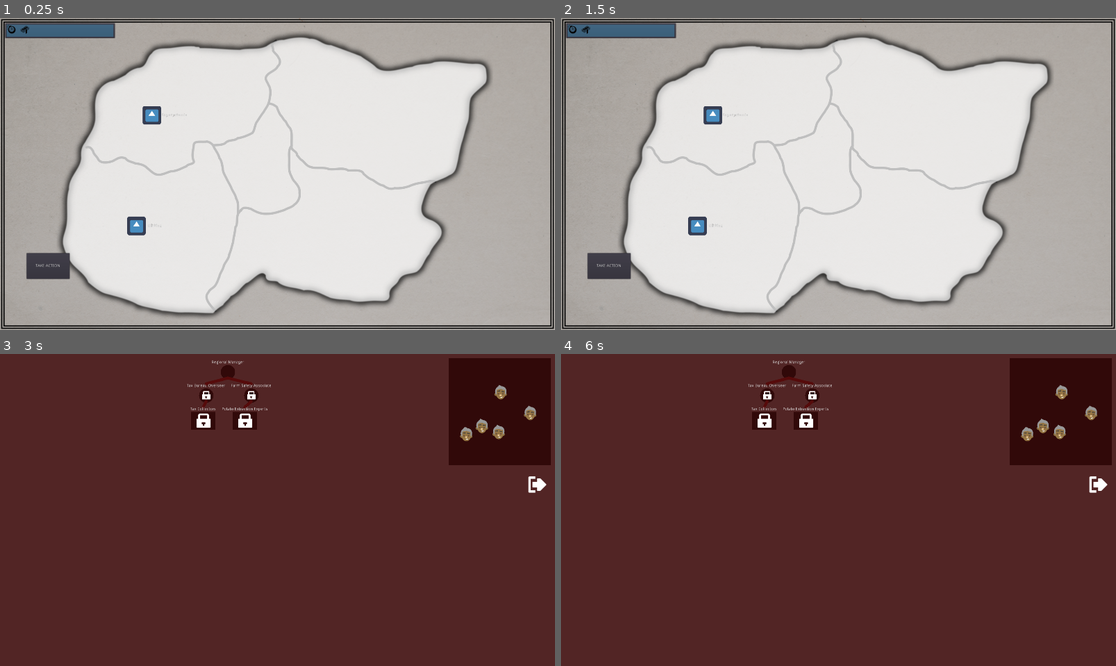
Above: before the commit, frames 1-4 (two rows, left to right).
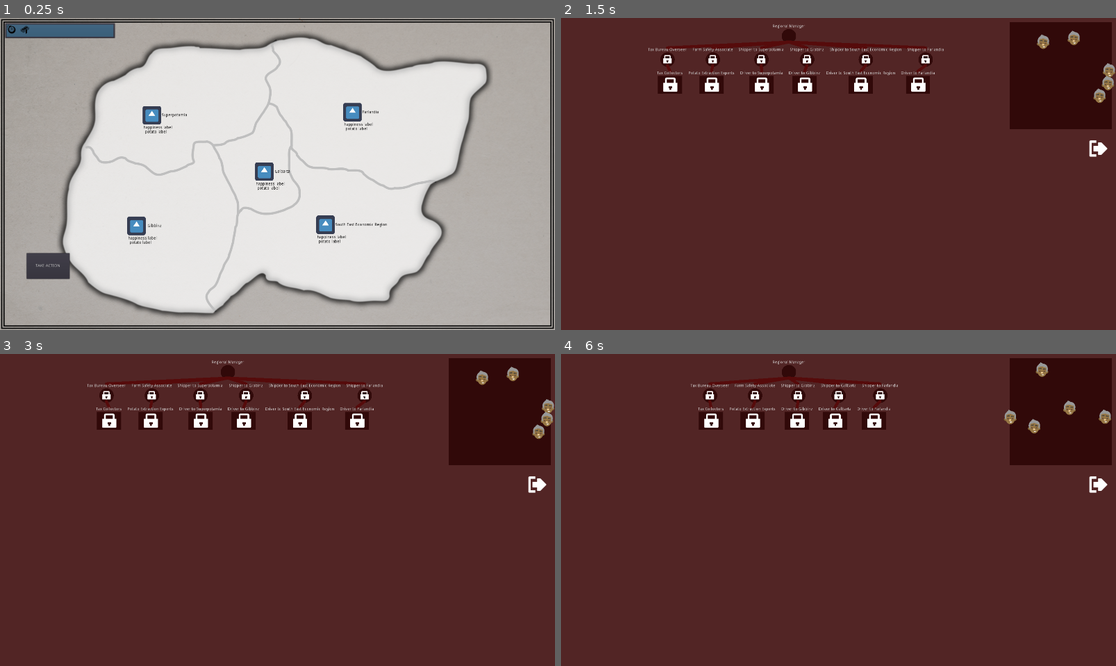
Above: after the commit, the same moments.

Repository: poohshoes/GMTK2020
Game: Godot game, scene res://World.tscn
Same seed, same stepped clock (60 frames per second), same inputs: the game is played once before the commit and once after it. The engine's default icon, where the game draws it, is replaced by a stand-in: a white triangle on a blue panel in a dark square.
Inputs (mouse positions are in pixels of both pictures, inside the frame that each line leads up to):
- Up to frame 1 (0.25 s): no input
- Up to frame 2 (1.5 s): click (832, 170) at 0.5 s, where only the run after the commit has a clickable "Galbarta"; click (910, 223) at 1.25 s, where only the run after the commit has a clickable "South East Economic Region"
- Up to frame 3 (3 s): click (360, 447) at 2 s, where only the run after the commit has a clickable "Farlandia"; click "Superpotamia" at 2.75 s
- Up to frame 4 (6 s): click "Gibbinz" at 3.5 s; click "TAKE ACTION" at 4.25 s; click (1099, 481) at 5 s; click "Superpotamia" at 5.75 s

The runs differ from the first frame. In frame 1, 1.0% of the frame differs, in the area x 23-70%, y 27-73%; in frame 2, 100%, in the area x 0-100%, y 0-100%; in frame 3, 3.5%; in frame 4, 3.3%.

Commit message:
Added jobs for moving potatoes between the provinces and calculation of dPotatoes for each region.

Diff:
--- a/RegionJobs.gd
+++ b/RegionJobs.gd
@@ -33,7 +33,8 @@
 
 var taxCollectors
 var potatoFarmers
-func _ready():
+var potatoDrivers = []
+func setup(regionId):
 	viewport = get_viewport().size;
 	singleJobTemplate = load("res://SingleJob.tscn")
 	multiJobTemplate = load("res://MultiJob.tscn")
@@ -45,6 +46,30 @@
 	var potatoManager = get_single_job("Farm Safety Associate", rootJob)
 	potatoFarmers = get_multi_job("Potato Extraction Experts", potatoManager)
 
+	for i in range(5):
+		potatoDrivers.append(null)
+	match regionId:
+		0:
+			setup_shipper(1, rootJob)
+			setup_shipper(2, rootJob)
+			setup_shipper(4, rootJob)
+		1:
+			setup_shipper(0, rootJob)
+			setup_shipper(2, rootJob)
+			setup_shipper(3, rootJob)
+		2:
+			setup_shipper(0, rootJob)
+			setup_shipper(1, rootJob)
+			setup_shipper(3, rootJob)
+			setup_shipper(4, rootJob)
+		3:
+			setup_shipper(1, rootJob)
+			setup_shipper(2, rootJob)
+			setup_shipper(4, rootJob)
+		4:
+			setup_shipper(0, rootJob)
+			setup_shipper(2, rootJob)
+			setup_shipper(3, rootJob)
 
 
 	var depthMaxHeight = []
@@ -73,6 +98,19 @@
 		employee.position.x = $EmployeePool.rect_position.x + (randi()%int($EmployeePool.rect_size.x))
 		employee.position.y = $EmployeePool.rect_position.y + (randi()%int($EmployeePool.rect_size.y))
 		employee.connect("drag_end", self, "employee_drag_end")
+
+func setup_shipper(regionId, parent):
+	var name = "NAME NOT FOUND"
+
+	var regions = find_parent("World").get_node("Regions").get_children()
+	var index = 0
+	for region in regions:
+		if index == regionId:
+			name = region.region_name
+		index += 1
+
+	var shipperManager = get_single_job("Shipper to " + name, parent)
+	potatoDrivers[regionId] = get_multi_job("Driver to " + name, shipperManager)
 
 func get_layout_sizes(node, height, width, depth):
 	if width.size() <= depth:
--- /dev/null
+++ b/Scenes/PotatoesLabel.gd
@@ -0,0 +1,5 @@
+extends Label
+
+
+func set_potatoes(potatoes):
+	set_text("dPotatoes: {happy}".format({"happy": potatoes}))
--- a/Scenes/Region.gd
+++ b/Scenes/Region.gd
@@ -10,6 +10,7 @@
 const WORKER_SALARY = 5
 
 export var region_name = "[Name]"
+export var region_id = -1
 export var starting_population = 100
 export var starting_happiness = 20
 export var starting_tax_effectiveness = 0.2
@@ -18,8 +19,8 @@
 var dH # Per-tick change in happiness
 var fees
 var dF # Per-tick change in fees collected
-var imports = 10
-var exports = 10
+#var imports = 10
+#var exports = 10
 var dS # Per-tick calculation of surplus/deficit potatoes
 var population
 var dP # Per-tick calculation of change in population
@@ -42,7 +43,7 @@
 #func _process(delta):
 #	pass
 
-func tick():
+func tick(imports, exports):
 	# Get region job data
 	var numWorkers = regionJobs.get_num_workers()
 	var numTaxCollectors = regionJobs.taxCollectors.employee.size()
@@ -64,6 +65,7 @@
 	dH = FEE_HAPPY_FACTOR * feeRate + POTATO_HAPPY_FACTOR * dS
 
 	$RegionButton/HappinessLabel.set_happiness(happiness)
+	$RegionButton/PotatoesLabel.set_potatoes(dS)
 
 	# Reconcile with national treasury (surplus/deficit)
 	return dM
--- a/Scenes/RegionButton.tscn
+++ b/Scenes/RegionButton.tscn
@@ -1,8 +1,9 @@
-[gd_scene load_steps=4 format=2]
+[gd_scene load_steps=5 format=2]
 
 [ext_resource path="res://icon.png" type="Texture" id=1]
 [ext_resource path="res://Scenes/RegionButton.gd" type="Script" id=2]
 [ext_resource path="res://Scenes/HappinessLabel.gd" type="Script" id=3]
+[ext_resource path="res://Scenes/PotatoesLabel.gd" type="Script" id=4]
 
 [node name="RegionButton" type="Button"]
 margin_left = -1.02759
@@ -10,6 +11,7 @@
 margin_right = 134.972
 margin_bottom = 82.4161
 mouse_default_cursor_shape = 2
+custom_colors/font_color = Color( 0, 0, 0, 1 )
 text = "[Name]"
 icon = ExtResource( 1 )
 flat = true
@@ -23,7 +25,21 @@
 margin_top = 77.0
 margin_right = 72.0
 margin_bottom = 91.0
+custom_colors/font_color = Color( 0, 0, 0, 1 )
+text = "happiness label"
 script = ExtResource( 3 )
 __meta__ = {
 "_edit_use_anchors_": false
 }
+
+[node name="PotatoesLabel" type="Label" parent="."]
+margin_left = 14.1422
+margin_top = 91.9239
+margin_right = 90.1422
+margin_bottom = 105.924
+custom_colors/font_color = Color( 0, 0, 0, 1 )
+text = "potato label"
+script = ExtResource( 4 )
+__meta__ = {
+"_edit_use_anchors_": false
+}
--- a/World.gd
+++ b/World.gd
@@ -14,13 +14,29 @@
 
 func tick():
 	# Start with a bunch of regional stuff (see region code)
+	var potatoesPerDriver = 5
+	var exportsByRegion = []
+	var importsByRegion = []
+	for i in range(5):
+		exportsByRegion.append(0)
+		importsByRegion.append(0)
+	for regionJobIndex in range(regionJobs.size()):
+		var regionJob = regionJobs[regionJobIndex]
+		for driverIndex in range(regionJob.potatoDrivers.size()):
+			var potatoDrivers = regionJob.potatoDrivers[driverIndex]
+			if potatoDrivers != null:
+				var numDrivers = potatoDrivers.get_num_workers()
+				exportsByRegion[regionJobIndex] += numDrivers * potatoesPerDriver
+				importsByRegion[driverIndex] += numDrivers * potatoesPerDriver
 
 	# Check game state
 	# Introduce events for next action(s)
 
 	income = 0
-	for region in $Regions.get_children():
-		income += region.tick()
+	var regions = $Regions.get_children()
+	for regionIndex in regions.size():
+		var region = regions[regionIndex]
+		income += region.tick(importsByRegion[regionIndex], exportsByRegion[regionIndex])
 	money += income
 	$ResourcesPanel/MarginContainer/HBoxContainer/MoneyLabel.set_money(money)
 	action += 1
@@ -34,3 +50,4 @@
 	regionJob.hide()
 	region.regionJobs = regionJob
 	regionJobs.append(regionJob)
+	regionJob.setup(region.region_id)
--- a/World.tscn
+++ b/World.tscn
@@ -112,10 +112,27 @@
 [node name="RegionA" parent="Regions" instance=ExtResource( 4 )]
 position = Vector2( 488.279, 296.555 )
 region_name = "Superpotamia"
+region_id = 0
 
 [node name="RegionB" parent="Regions" instance=ExtResource( 4 )]
 position = Vector2( 435.043, 679.55 )
 region_name = "Gibbinz"
+region_id = 1
+
+[node name="RegionC" parent="Regions" instance=ExtResource( 4 )]
+position = Vector2( 877.235, 491.591 )
+region_name = "Galbarta"
+region_id = 2
+
+[node name="RegionD" parent="Regions" instance=ExtResource( 4 )]
+position = Vector2( 1089.13, 675.937 )
+region_name = "South East Economic Region"
+region_id = 3
+
+[node name="RegionE" parent="Regions" instance=ExtResource( 4 )]
+position = Vector2( 1182.36, 286.055 )
+region_name = "Farlandia"
+region_id = 4
 
 [node name="EndTurnButton" type="Button" parent="."]
 margin_left = 92.4913
Not shown, added: export_presets.cfg
Not shown, changed: .gitignore
